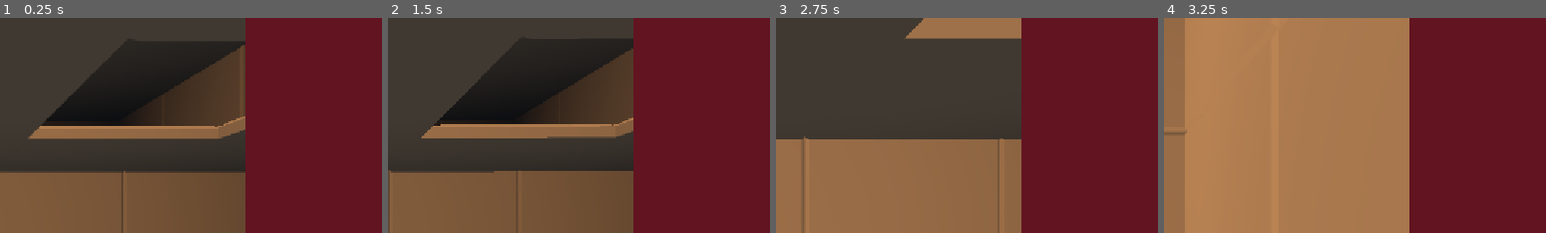
Above: before the commit, frames 1-4 (left to right).
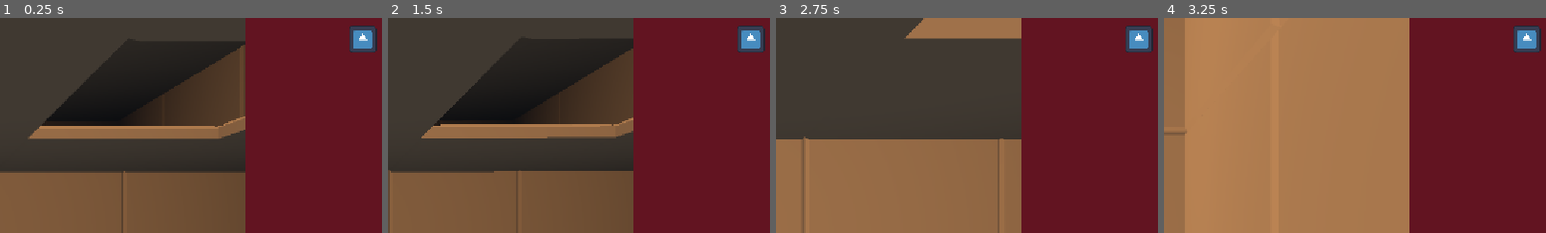
Above: after the commit, the same moments.

Repository: local-minimum/geriatric-crawler
Game: Godot game, scene res://main.tscn
Same seed, same stepped clock (60 frames per second), same inputs: the game is played once before the commit and once after it. The engine's default icon, where the game draws it, is replaced by a stand-in: a white triangle on a blue panel in a dark square.
Inputs (mouse positions are % of the whole screen's width and height, from its top left):
- Up to frame 1 (0.25 s): no input
- Up to frame 2 (1.5 s): click (85, 81) at 0.5 s; click (97, 81) at 1.25 s
- Up to frame 3 (2.75 s): click (91, 81) at 2 s
- Up to frame 4 (3.25 s): click (85, 93) at 2.75 s
The pictures show only the part of the screen within x 50-100%, y 0-50%; the shares and areas given below are measured in that part.

The runs differ from the first frame. In frame 1, 0.9% of the frame differs, in the area x 91-99%, y 3-16%; in frame 2, 0.9%; in frame 3, 0.9%; in frame 4, 0.9%.

Commit message:
Load/save encounters
Also added a player facing billboard

Diff:
--- a/main.tscn
+++ b/main.tscn
@@ -30,7 +30,6 @@
 size_flags_vertical = 3
 
 [node name="DebugSettingsUI" parent="." node_paths=PackedStringArray("level", "save_system") instance=ExtResource("2_0xm2m")]
-visible = false
 level = NodePath("../SubViewportContainer/SubViewport/TestLevel")
 save_system = NodePath("../SaveSystem")
 
--- a/project.godot
+++ b/project.godot
@@ -41,6 +41,7 @@
 [global_group]
 
 Persistant="Scenes that may be saved and loaded"
+Encounter="Entity that can trigger effects"
 
 [input]
 
--- a/scenes/dungeon/test_level.tscn
+++ b/scenes/dungeon/test_level.tscn
@@ -6,7 +6,9 @@
 [ext_resource type="PackedScene" uid="uid://pqu2j7bbrsdh" path="res://scenes/dungeon/basic_node.tscn" id="4_myev5"]
 [ext_resource type="PackedScene" uid="uid://b3heljhlu4hop" path="res://scenes/dungeon/basic_wall.tscn" id="6_5axwy"]
 [ext_resource type="PackedScene" uid="uid://deupet1cvom4e" path="res://scenes/dungeon/basic_ceiling.tscn" id="8_72dvb"]
+[ext_resource type="Script" uid="uid://bqahhkn6dpex" path="res://scripts/gridded_level/entities/grid_encounter.gd" id="8_kmgg5"]
 [ext_resource type="PackedScene" uid="uid://ds0fqw6fso67w" path="res://scenes/dungeon/basic_floor.tscn" id="9_4mxkc"]
+[ext_resource type="Script" uid="uid://dexigkhejxn1h" path="res://scripts/gridded_level/level_features/player_facer.gd" id="9_myev5"]
 
 [sub_resource type="Resource" id="Resource_kmgg5"]
 resource_local_to_scene = true
@@ -18,6 +20,14 @@
 script = ExtResource("4_840jk")
 mode = 0
 metadata/_custom_type_script = "uid://b8a6yvndcxtpa"
+
+[sub_resource type="StandardMaterial3D" id="StandardMaterial3D_kmgg5"]
+transparency = 1
+albedo_color = Color(0.77, 0.1848, 0.1848, 1)
+
+[sub_resource type="QuadMesh" id="QuadMesh_kmgg5"]
+material = SubResource("StandardMaterial3D_kmgg5")
+size = Vector2(0.75, 1.25)
 
 [node name="TestLevel" type="Node3D" node_paths=PackedStringArray("player", "level_geometry")]
 script = ExtResource("1_dd1ob")
@@ -216,6 +226,18 @@
 
 [node name="Side DOWN" parent="LevelGeometry/Elevation 0/Node (-3, 0, 1)" instance=ExtResource("9_4mxkc")]
 
+[node name="Encounter" type="Node3D" parent="LevelGeometry/Elevation 0/Node (-3, 0, 1)" groups=["Encounter"]]
+script = ExtResource("8_kmgg5")
+encounter_id = "demo-enemy"
+metadata/_custom_type_script = "uid://bqahhkn6dpex"
+
+[node name="Avatar" type="Node3D" parent="LevelGeometry/Elevation 0/Node (-3, 0, 1)/Encounter"]
+script = ExtResource("9_myev5")
+
+[node name="EncounterAvatar" type="MeshInstance3D" parent="LevelGeometry/Elevation 0/Node (-3, 0, 1)/Encounter/Avatar"]
+transform = Transform3D(1, 0, 0, 0, 1, 0, 0, 0, 1, 0, 1.23567, 0)
+mesh = SubResource("QuadMesh_kmgg5")
+
 [node name="Node (-3, 0, 0)" parent="LevelGeometry/Elevation 0" instance=ExtResource("4_myev5")]
 transform = Transform3D(1, 0, 0, 0, 1, 0, 0, 0, 1, -7.5, 0, 0)
 coordinates = Vector3i(-3, 0, 0)
--- /dev/null
+++ b/scripts/gridded_level/entities/grid_encounter.gd
@@ -0,0 +1,113 @@
+extends GridEntity
+class_name GridEncounter
+
+static var _TRIGGERED_KEY: String = "triggered"
+static var _ID_KEY: String = "id"
+
+enum EncounterMode { NEVER, NODE, ANCHOR }
+
+## When encounters trigger, be it never, when player collides on same node, or when player collides on same anchor
+@export
+var encounter_mode: EncounterMode = EncounterMode.NODE
+
+@export
+var encounter_id: String
+
+@export
+var repeatable: bool = true
+
+var _triggered: bool
+
+func _ready() -> void:
+    super()
+
+    var level: GridLevel = get_level()
+    if level != null:
+        if level.player.on_change_anchor.connect(_check_colliding_anchor) != OK:
+            push_error("%s failed to connect to player anchor change signal" % name)
+        if level.player.on_change_node.connect(_check_colliding_node) != OK:
+            push_error("%s failed to connect to player node change signal" % name)
+    else:
+        push_error("%s is not part of a level" % name)
+
+func _check_colliding_anchor(feature: GridNodeFeature) -> void:
+    if encounter_mode != EncounterMode.ANCHOR:
+        return
+
+    if feature.get_grid_node() == get_grid_node() && feature.get_grid_anchor() == get_grid_anchor():
+        if feature is GridEntity:
+            _trigger(feature as GridEntity)
+
+func _check_colliding_node(feature: GridNodeFeature) -> void:
+    if encounter_mode != EncounterMode.NODE:
+        return
+
+    if feature.get_grid_node() == get_grid_node():
+        if feature is GridEntity:
+            _trigger(feature as GridEntity)
+
+func _trigger(player: GridEntity) -> void:
+    if !repeatable && _triggered:
+        return
+    print_debug("%s triggers encounter with %s" % [name, player.name])
+    _triggered = true
+
+func save() -> Dictionary:
+    var anchor: GridAnchor = get_grid_anchor()
+    var anchor_direction: CardinalDirections.CardinalDirection = CardinalDirections.CardinalDirection.NONE
+    if anchor != null:
+        anchor_direction = anchor.direction
+
+    return {
+        _ID_KEY: encounter_id,
+        _LOOK_DIRECTION_KEY: look_direction,
+        _ANCHOR_KEY: anchor_direction,
+        _COORDINATES_KEY: coordinates(),
+        _DOWN_KEY: down,
+        _TRIGGERED_KEY: _triggered,
+    }
+
+func _valid_save_data(save_data: Dictionary) -> bool:
+    return (
+        save_data.has(_ID_KEY) &&
+        save_data.has(_LOOK_DIRECTION_KEY) &&
+        save_data.has(_ANCHOR_KEY) &&
+        save_data.has(_COORDINATES_KEY) &&
+        save_data.has(_DOWN_KEY))
+
+func load_from_save(level: GridLevel, save_data: Dictionary) -> void:
+    if !_valid_save_data(save_data):
+        push_error("%s (%s) cannot load from %s because data not valid" % [name, encounter_id, save_data])
+        return
+
+    if save_data[_ID_KEY] != encounter_id:
+        push_error("Attempting load of '%s' but I'm '%s" % [save_data[_ID_KEY], encounter_id])
+
+    var coords: Vector3i = save_data[_COORDINATES_KEY]
+    var node: GridNode = level.get_grid_node(coords)
+
+    if node == null:
+        push_error("Trying to load player onto coordinates %s but there's no node there." % coords)
+        return
+
+    var look: CardinalDirections.CardinalDirection = save_data[_LOOK_DIRECTION_KEY]
+    var down_direction: CardinalDirections.CardinalDirection = save_data[_DOWN_KEY]
+    var anchor_direction: CardinalDirections.CardinalDirection = save_data[_ANCHOR_KEY]
+
+    look_direction = look
+    down = down_direction
+
+    if anchor_direction == CardinalDirections.CardinalDirection.NONE:
+        set_grid_node(node)
+    else:
+        var anchor: GridAnchor = node.get_grid_anchor(anchor_direction)
+        if anchor == null:
+            push_error("Trying to load player onto coordinates %s and anchor %s but node lacks anchor in that direction" % [coords, anchor_direction])
+            set_grid_node(node)
+        else:
+            set_grid_anchor(anchor)
+
+    sync_position()
+    orient()
+
+    _triggered = save_data[_TRIGGERED_KEY] if save_data.has(_TRIGGERED_KEY) else false
--- a/scripts/gridded_level/entities/grid_entity.gd
+++ b/scripts/gridded_level/entities/grid_entity.gd
@@ -1,5 +1,8 @@
 extends GridNodeFeature
 class_name GridEntity
+
+signal on_move_start(entity: GridEntity)
+signal on_move_end(entity: GridEntity)
 
 const _LOOK_DIRECTION_KEY: String = "look_direction"
 const _DOWN_KEY: String = "down"
@@ -75,6 +78,8 @@
     if _active_movement == movement:
         _active_movement = _concurrent_movement
         _concurrent_movement = Movement.MovementType.NONE
+        if _active_movement != null:
+            on_move_end.emit(self)
     elif _concurrent_movement == movement:
         _concurrent_movement = Movement.MovementType.NONE
     else:
@@ -159,8 +164,10 @@
     if tween == null:
         # This would become a stack overflow if set
         end_movement(movement, false)
-
-    return tween != null
+        return false
+
+    on_move_start.emit(self)
+    return true
 
 func _enqeue_movement(movement: Movement.MovementType) -> void:
     if _next_movement != Movement.MovementType.NONE:
--- a/scripts/gridded_level/entities/grid_player.gd
+++ b/scripts/gridded_level/entities/grid_player.gd
@@ -18,7 +18,7 @@
 
 func _ready() -> void:
     if spawn_node != null:
-        var anchor: GridAnchor = spawn_node.get_anchor(down)
+        var anchor: GridAnchor = spawn_node.get_grid_anchor(down)
         update_entity_anchorage(spawn_node, anchor, true)
         sync_position()
         print_debug("%s anchors to %s in node %s and mode %s" % [
@@ -129,33 +129,43 @@
         _COORDINATES_KEY: spawn_node.coordinates
     }
 
+func _valid_save_data(save_data: Dictionary) -> bool:
+    return (
+        save_data.has(_LOOK_DIRECTION_KEY) &&
+        save_data.has(_ANCHOR_KEY) &&
+        save_data.has(_COORDINATES_KEY) &&
+        save_data.has(_DOWN_KEY))
+
 func load_from_save(level: GridLevel, save_data: Dictionary) -> void:
-    if save_data.has(_LOOK_DIRECTION_KEY) && save_data.has(_ANCHOR_KEY) && save_data.has(_COORDINATES_KEY):
-        var coords: Vector3i = save_data[_COORDINATES_KEY]
-        var node: GridNode = level.get_grid_node(coords)
+    if !_valid_save_data(save_data):
+        push_error("Player save data is not valid %s" % save_data)
+        return
 
-        if node == null:
-            push_error("Trying to load player onto coordinates %s but there's no node there. Returning to spawn" % coords)
-            node = level.player.spawn_node
+    var coords: Vector3i = save_data[_COORDINATES_KEY]
+    var node: GridNode = level.get_grid_node(coords)
 
-        var look: CardinalDirections.CardinalDirection = save_data[_LOOK_DIRECTION_KEY]
-        var down_direction: CardinalDirections.CardinalDirection = save_data[_DOWN_KEY]
-        var anchor_direction: CardinalDirections.CardinalDirection = save_data[_ANCHOR_KEY]
+    if node == null:
+        push_error("Trying to load player onto coordinates %s but there's no node there. Returning to spawn" % coords)
+        node = level.player.spawn_node
 
-        look_direction = look
-        down = down_direction
+    var look: CardinalDirections.CardinalDirection = save_data[_LOOK_DIRECTION_KEY]
+    var down_direction: CardinalDirections.CardinalDirection = save_data[_DOWN_KEY]
+    var anchor_direction: CardinalDirections.CardinalDirection = save_data[_ANCHOR_KEY]
 
-        if anchor_direction == CardinalDirections.CardinalDirection.NONE:
+    look_direction = look
+    down = down_direction
+
+    if anchor_direction == CardinalDirections.CardinalDirection.NONE:
+        set_grid_node(node)
+    else:
+        var anchor: GridAnchor = node.get_grid_anchor(anchor_direction)
+        if anchor == null:
+            push_error("Trying to load player onto coordinates %s and anchor %s but node lacks anchor in that direction" % [coords, anchor_direction])
             set_grid_node(node)
         else:
-            var anchor: GridAnchor = node.get_anchor(anchor_direction)
-            if anchor == null:
-                push_error("Trying to load player onto coordinates %s and anchor %s but node lacks anchor in that direction" % [coords, anchor_direction])
-                set_grid_node(node)
-            else:
-                set_grid_anchor(anchor)
+            set_grid_anchor(anchor)
 
-        sync_position()
-        orient()
+    sync_position()
+    orient()
 
-        camera.make_current()
+    camera.make_current()
--- a/scripts/gridded_level/entities/movement_planner.gd
+++ b/scripts/gridded_level/entities/movement_planner.gd
@@ -108,7 +108,7 @@
     move_direction: CardinalDirections.CardinalDirection,
 ) -> bool:
     if anchor == null:
-        var land_anchor: GridAnchor = node.get_anchor(move_direction)
+        var land_anchor: GridAnchor = node.get_grid_anchor(move_direction)
         if land_anchor != null && land_anchor.can_anchor(entity):
 
             var prop_tweener: PropertyTweener = tween.tween_property(
@@ -153,7 +153,7 @@
 
         if neighbour.may_enter(entity, move_direction, entity.down):
 
-            var neighbour_anchor: GridAnchor = neighbour.get_anchor(entity.down)
+            var neighbour_anchor: GridAnchor = neighbour.get_grid_anchor(entity.down)
 
             if was_excotic_walk && !entity.can_jump_off_walls && neighbour_anchor == null:
                 return false
@@ -267,7 +267,7 @@
         return false
 
 
-    var target_anchor: GridAnchor = target.get_anchor(updated_directions[1])
+    var target_anchor: GridAnchor = target.get_grid_anchor(updated_directions[1])
 
     if target_anchor == null || !target_anchor.can_anchor(entity):
         # if target_anchor == null:
@@ -296,7 +296,7 @@
     anchor: GridAnchor,
     move_direction: CardinalDirections.CardinalDirection,
 ) -> bool:
-    var target_anchor: GridAnchor = node.get_anchor(move_direction)
+    var target_anchor: GridAnchor = node.get_grid_anchor(move_direction)
 
     if target_anchor == null || anchor == null || !target_anchor.can_anchor(entity):
         return false
--- a/scripts/gridded_level/gridded_level_saver.gd
+++ b/scripts/gridded_level/gridded_level_saver.gd
@@ -1,10 +1,16 @@
 extends LevelSaver
 
 const _PLAYER_KEY: String = "player"
+const _ENCOUNTERS_KEY: String = "encounters"
+
+# TODO: Should not be hardcoded static
 const _PLAYER_SCENE: String = "res://scenes/dungeon/player.tscn"
 
 @export
 var persistant_group: String = "Persistant"
+
+@export
+var encounter_group: String = "Encounter"
 
 @export
 var level: GridLevel
@@ -23,8 +29,12 @@
 func get_level_name() -> String:
     return level_name
 
+## Collect save information for this particular level
 func collect_save_state() -> Dictionary:
-    var save_state: Dictionary = {}
+    var encounters_save: Dictionary[String, Dictionary] = {}
+    var save_state: Dictionary = {
+        _ENCOUNTERS_KEY: encounters_save,
+    }
 
     for persistable: Node in get_tree().get_nodes_in_group(persistant_group):
         if persistable is GridPlayer:
@@ -32,17 +42,29 @@
                 push_error("Level can only save one player, ignoring %s" % persistable.name)
             save_state[_PLAYER_KEY] = (persistable as GridPlayer).save()
 
+
+    for encounter_node: Node in get_tree().get_nodes_in_group(encounter_group):
+        if encounter_node is GridEncounter:
+            var encounter: GridEncounter = encounter_node
+
+            if encounters_save.has(encounter.encounter_id):
+                push_error("Level %s has duplicate encounters with id '%s'" % [level_name, encounter.encounter_id])
+
+            encounters_save[encounter.encounter_id] = encounter.save()
+
     print_debug("Saved level %s" % level_name)
 
     return save_state
 
 func get_initial_save_state() -> Dictionary:
     var save_state: Dictionary = {
-        _PLAYER_KEY: level.player.initial_state()
+        _PLAYER_KEY: level.player.initial_state(),
+        _ENCOUNTERS_KEY: {}, # We just assume they are as they should be
     }
 
     return save_state
 
+## Load part of save that holds this particular level
 func load_from_save(save_data: Dictionary) -> void:
     for persistable: Node in get_tree().get_nodes_in_group(persistant_group):
         persistable.queue_free()
@@ -53,4 +75,16 @@
         level.add_child(player_node)
         player_node.load_from_save(level, player_save)
 
+    if save_data.has(_ENCOUNTERS_KEY):
+        var encounters_save: Dictionary[String, Dictionary] = save_data[_ENCOUNTERS_KEY]
+
+        for encounter_node: Node in get_tree().get_nodes_in_group(encounter_group):
+            if encounter_node is GridEncounter:
+                var encounter: GridEncounter = encounter_node
+                if encounters_save.has(encounter.encounter_id):
+                    encounter.load_from_save(level, encounters_save[encounter.encounter_id])
+                else:
+                    push_warning("Encounter '%s' not present in save" % [encounter.encounter_id])
+    else:
+        push_warning("Level has no encounters save data")
     print_debug("Level %s loaded" % level_name)
--- a/scripts/gridded_level/level_features/grid_node.gd
+++ b/scripts/gridded_level/level_features/grid_node.gd
@@ -97,7 +97,7 @@
 
     return success
 
-func get_anchor(direction: CardinalDirections.CardinalDirection) -> GridAnchor:
+func get_grid_anchor(direction: CardinalDirections.CardinalDirection) -> GridAnchor:
     if _anchors.has(direction):
         return _anchors[direction]
 
@@ -136,10 +136,10 @@
     ignore_require_anchor: bool = false,
 ) -> bool:
     var entry_direction: CardinalDirections.CardinalDirection = CardinalDirections.invert(move_direction)
-    var entry_anchor: GridAnchor = get_anchor(entry_direction)
+    var entry_anchor: GridAnchor = get_grid_anchor(entry_direction)
 
     if entry_requires_anchor && !ignore_require_anchor && !(entity.falling() && move_direction == CardinalDirections.CardinalDirection.DOWN):
-        var down_anchor: GridAnchor = get_anchor(anchor_direction)
+        var down_anchor: GridAnchor = get_grid_anchor(anchor_direction)
         if down_anchor == null || !down_anchor.can_anchor(entity):
             if down_anchor == null:
                 print_debug("Refused entry anchor in %s missing" % CardinalDirections.name(move_direction))
@@ -155,7 +155,7 @@
     return true
 
 func may_exit(entity: GridEntity, move_direction: CardinalDirections.CardinalDirection) -> bool:
-    var anchor: GridAnchor = get_anchor(move_direction)
+    var anchor: GridAnchor = get_grid_anchor(move_direction)
 
     if anchor == null:
         return true
--- a/scripts/gridded_level/level_features/grid_node_feature.gd
+++ b/scripts/gridded_level/level_features/grid_node_feature.gd
@@ -1,29 +1,36 @@
 extends Node3D
 class_name GridNodeFeature
+
+signal on_change_node(feature: GridNodeFeature)
+signal on_change_anchor(feature: GridNodeFeature)
 
 var _node: GridNode
 var _anchor: GridAnchor
 
 var _inited: bool
 
-# TODO: Negative anchors dont find the right node!
-# TODO: I don't think anchors should be grid node features!
 func _ready() -> void:
-    if _node == null:
-        _node = GridNode.find_node_parent(self)
-        if _node != null:
-            _inited = true
+    _init_feature()
 
+func _init_feature() -> void:
+    if _inited:
+        return
+
+    _node = GridNode.find_node_parent(self)
+    _inited = true
+
+func get_level() -> GridLevel:
+    _init_feature()
+
+    if _node != null:
+        return _node.get_level()
+    return null
 
 func get_grid_node() -> GridNode:
+    _init_feature()
+
     if _anchor != null:
         return _anchor.get_grid_node()
-
-    if !_inited && _node == null:
-        _node = GridNode.find_node_parent(self)
-        if _node == null:
-            push_error("%s doesn't have a node as parent" % self)
-        _inited = true
 
     return _node
 
@@ -37,7 +44,11 @@
     if !_inited:
         _inited = true
 
+    on_change_anchor.emit(self)
+    on_change_node.emit(self)
+
 func get_grid_anchor() -> GridAnchor:
+    _init_feature()
     return _anchor
 
 func set_grid_anchor(anchor: GridAnchor, _deferred: bool = false) -> void:
@@ -49,6 +60,9 @@
     if !_inited:
         _inited = true
 
+    on_change_anchor.emit(self)
+    on_change_node.emit(self)
+
 func coordinates() -> Vector3i:
     if _node == null:
         push_error("Entity %s isn't at a node, accessing its coordinates makes no sense" % name)
--- /dev/null
+++ b/scripts/gridded_level/level_features/player_facer.gd
@@ -0,0 +1,50 @@
+extends GridNodeFeature
+class_name PlayerFacer
+
+func _ready() -> void:
+    super()
+
+    var level: GridLevel = get_level()
+    if level == null:
+        push_error("%s is not part of a level" % name)
+        return
+
+    if level.player.on_move_start.connect(_track_player) != OK:
+        push_error("%s cannot track player during movement" % name)
+    if level.player.on_move_end.connect(_end_track_player) != OK:
+        push_error("%s cannot end player tracking during movement" % name)
+
+    _look_at_player()
+
+var _track: bool
+
+func _track_player(entity: GridEntity) -> void:
+    var level: GridLevel = get_level()
+
+    if entity != level.player:
+        return
+
+    _track = true
+
+func _end_track_player(entity: GridEntity) -> void:
+    var level: GridLevel = get_level()
+
+    if entity != level.player:
+        return
+
+    _track = false
+
+func _process(_delta: float) -> void:
+    if !_track: return
+    _look_at_player()
+
+func _look_at_player() -> void:
+    var level: GridLevel = get_level()
+    if level == null:
+        return
+
+    var player_pos: Vector3 = level.player.global_position
+    player_pos.y = global_position.y
+
+    if player_pos != global_position:
+        look_at(player_pos, Vector3.UP, true)
Not shown: 1 places in scenes/dungeon/test_level.tscn that only renumber resources
Not shown, added: scripts/gridded_level/entities/grid_encounter.gd.uid
Not shown, added: scripts/gridded_level/level_features/player_facer.gd.uid
